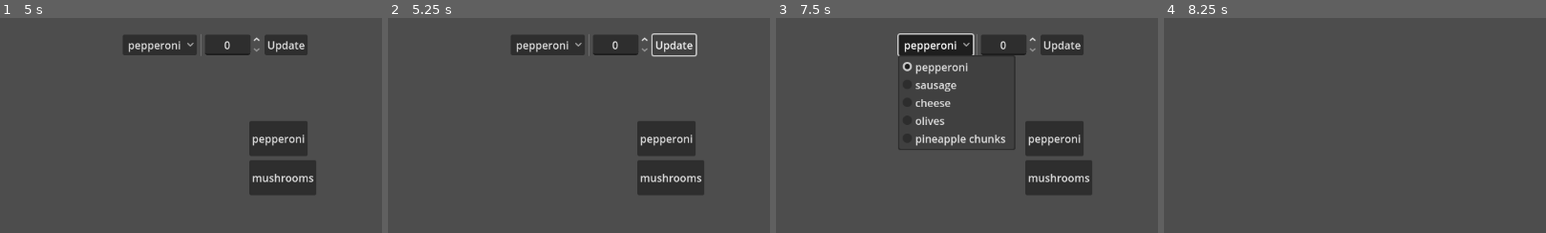
Above: before the commit, frames 1-4 (left to right).
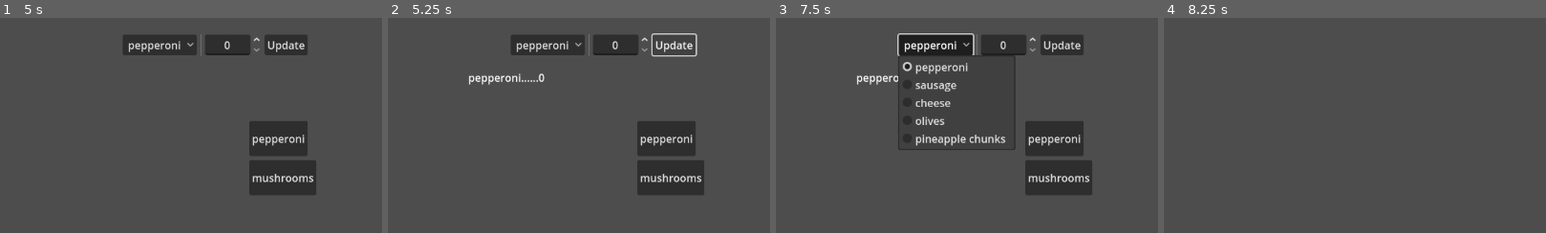
Above: after the commit, the same moments.

Repository: Leone2004/LandLockedLigersGame
Game: Godot game, scene res://Scenes/mainmenu.tscn
Two runs of this game, one before a commit and one after it. Both use one fixed random seed, a clock stepped at 60 frames per second and the inputs below. The engine's default icon, where the game draws it, is replaced by a stand-in: a white triangle on a blue panel in a dark square.
Inputs:
- Up to frame 1 (5 s): click "Start" at 0.5 s; click "Next" at 1.25 s; click "Next" at 2 s; click "Finished Shopping" at 2.75 s; click "Done!" at 3.5 s; click "Shopping List" at 4.25 s
- Up to frame 2 (5.25 s): click "Update" at 5 s
- Up to frame 3 (7.5 s): click "pepperoni" at 5.75 s; click "mushrooms" at 6.5 s; click "pepperoni" at 7.25 s
- Up to frame 4 (8.25 s): click "Finished Shopping" at 8 s
The pictures show only the part of the screen within x 22-72%, y 12-62%; the shares and areas given below are measured in that part.

Frame 1 is identical in both runs. In frame 2, 0.4% of the frame differs, in the area x 21-41%, y 25-32%; in frame 3, 0.3%; in frame 4, nothing differs.

Commit message:
began getting data from list updater

Diff:
--- a/cookingupsuccessgame/Scenes/shopping_list.tscn
+++ b/cookingupsuccessgame/Scenes/shopping_list.tscn
@@ -57,3 +57,5 @@
 offset_bottom = 237.0
 grow_horizontal = 2
 grow_vertical = 2
+
+[connection signal="pressed" from="ShoppingList/List Editor/UpdateButton" to="." method="_on_update_button_pressed"]
--- a/cookingupsuccessgame/Scripts/shopping_list.gd
+++ b/cookingupsuccessgame/Scripts/shopping_list.gd
@@ -2,7 +2,14 @@
 
 var ingredients = ["pepperoni", "sausage", "cheese", "olives", "pineapple chunks"] # demo ingredients
 @onready var item_picker = $"ShoppingList/List Editor/ItemPicker"
+@onready var item_counter = $"ShoppingList/List Editor/ItemCount"
+@onready var shopping_list = $ShoppingList/ShoppingListText
 
 func _ready() -> void:
 	for item in ingredients: # set up item picker with ingredients
 		item_picker.add_item(item)
+
+func _on_update_button_pressed() -> void:
+	var item = item_picker.get_item_text(item_picker.get_item_index(item_picker.get_selected_id()))
+	var item_amount = item_counter.get_line_edit().text.to_int()
+	shopping_list.text = item + "......" + str(item_amount)
